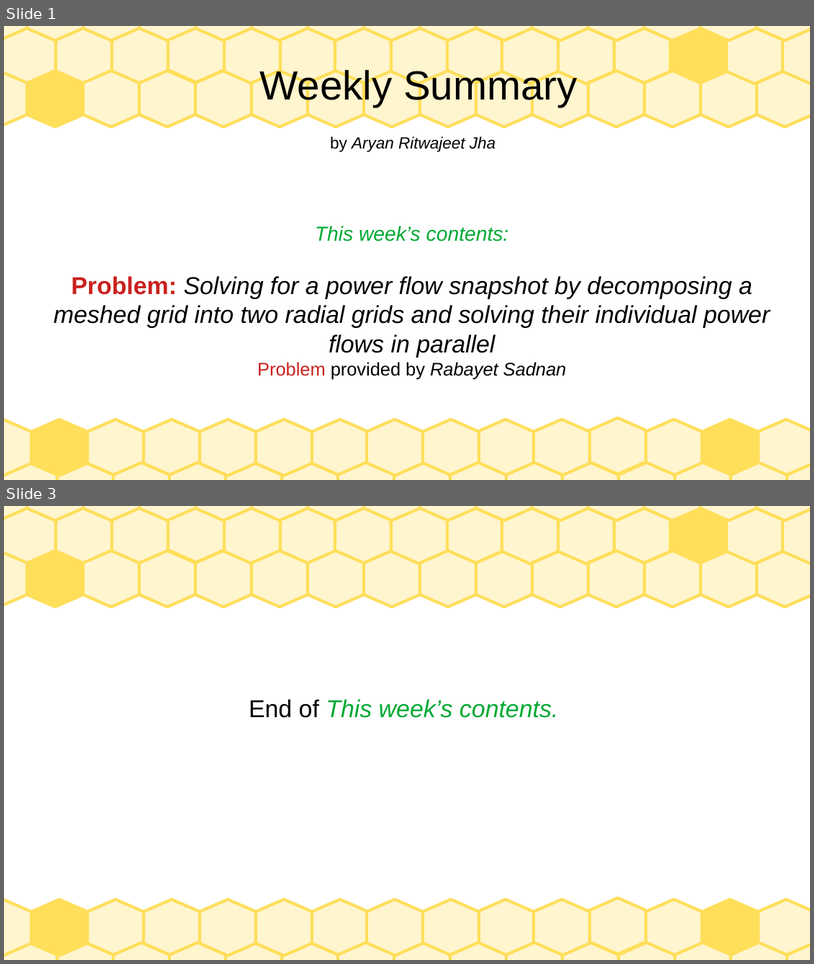
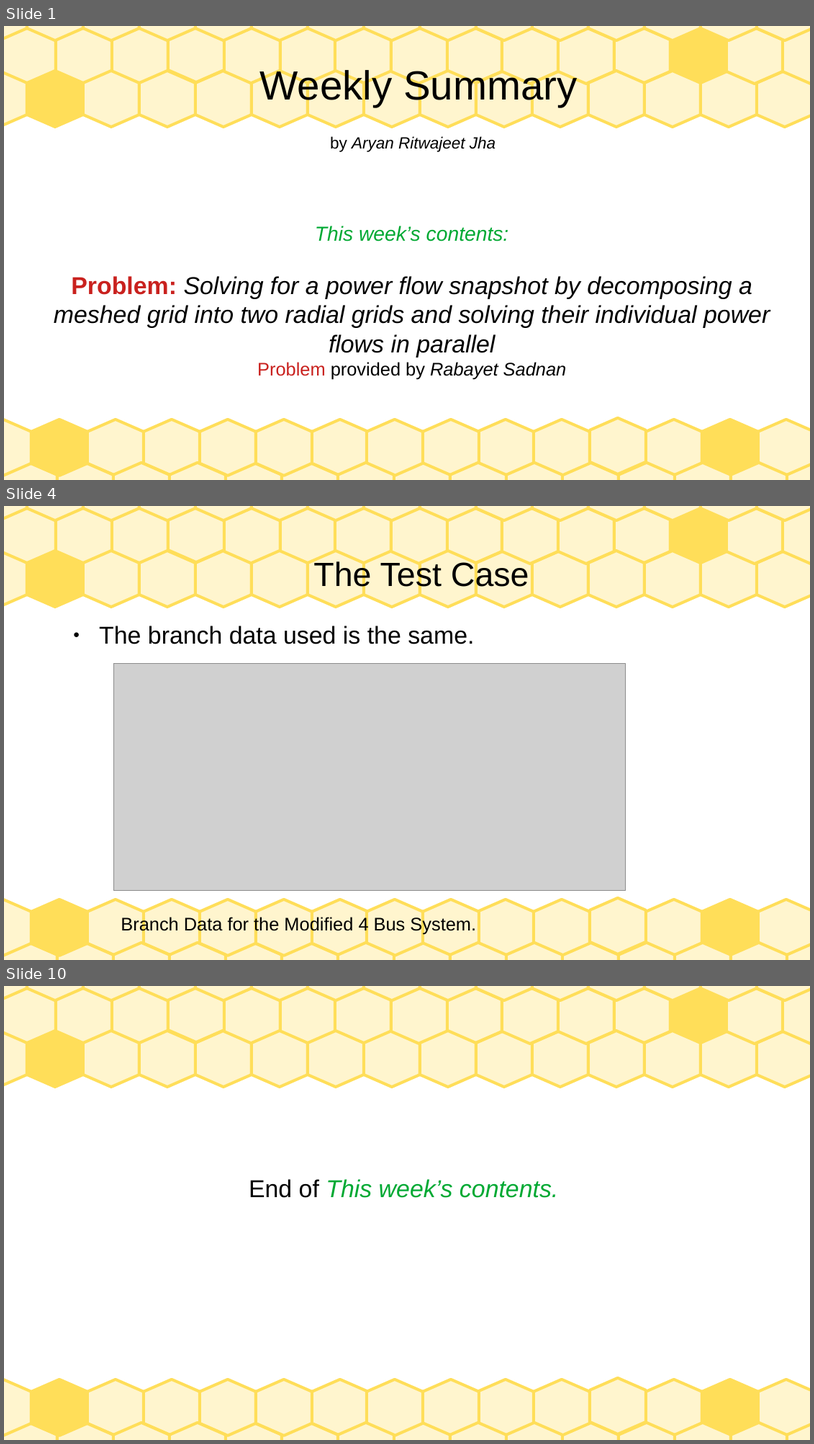
Before and after one commit to Realife-Brahmin/OriginalDocsHub, a slide deck: research_showcase/weeklyPresentation_aryan_ritwajeet_jha.odp. Shown one above the other, each under a label of ours: slides 1 and 3 before the commit, slides 1, 4 and 10 after it; the slides between them are not shown. The pictures are 814x964 and 814x1444 pixels, drawn with LibreOffice and Linux fonts; fonts in the diff are those of the drawing; grey boxes stand for pictures. Boxes give left, top, right and bottom in pixels: in the first picture for what was removed or moved away, otherwise in the second. Text is boxed around its words. In the diff, an @@ line names an element or a change of style, - is before the commit and + after.

```diff
--- a/research_showcase/weeklyPresentation_aryan_ritwajeet_jha.odp
+++ b/research_showcase/weeklyPresentation_aryan_ritwajeet_jha.odp
@@ slide 4 added at <box>4,506,810,960</box>, background #FFFFFF; not listed: 75 template elements that a slide beside it also shows @@
@@ title added at <box>314,559,530,592</box>, 33 pt, text #000000 @@
+The Test Case
@@ text added at <box>99,626,474,644</box>, 24 pt, text #000000 @@
+● The branch data used is the same.
@@ picture added at <box>113,664,626,890</box> @@
@@ text added at <box>121,915,476,934</box>, 18 pt, text #000000 @@
+Branch Data for the Modified 4 Bus System.
@@ what was slide 3 is now slide 10 @@
```
Also in this commit, not shown: 7 other slides added, 1 slide removed, 2 other files.
